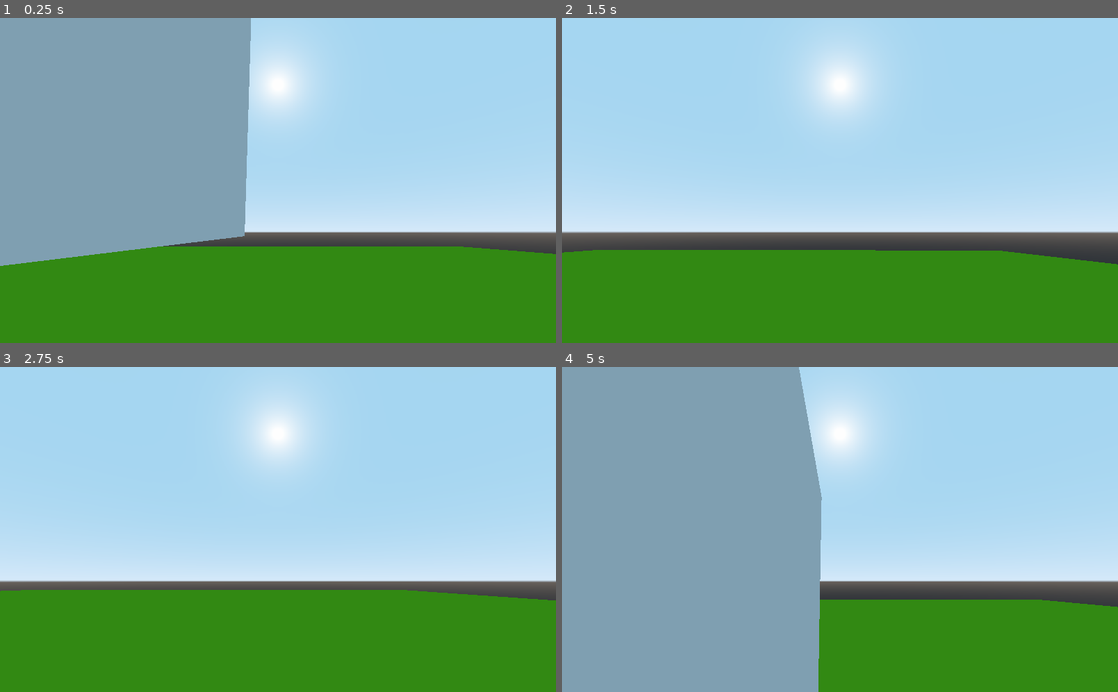
Above: before the commit, frames 1-4 (two rows, left to right).
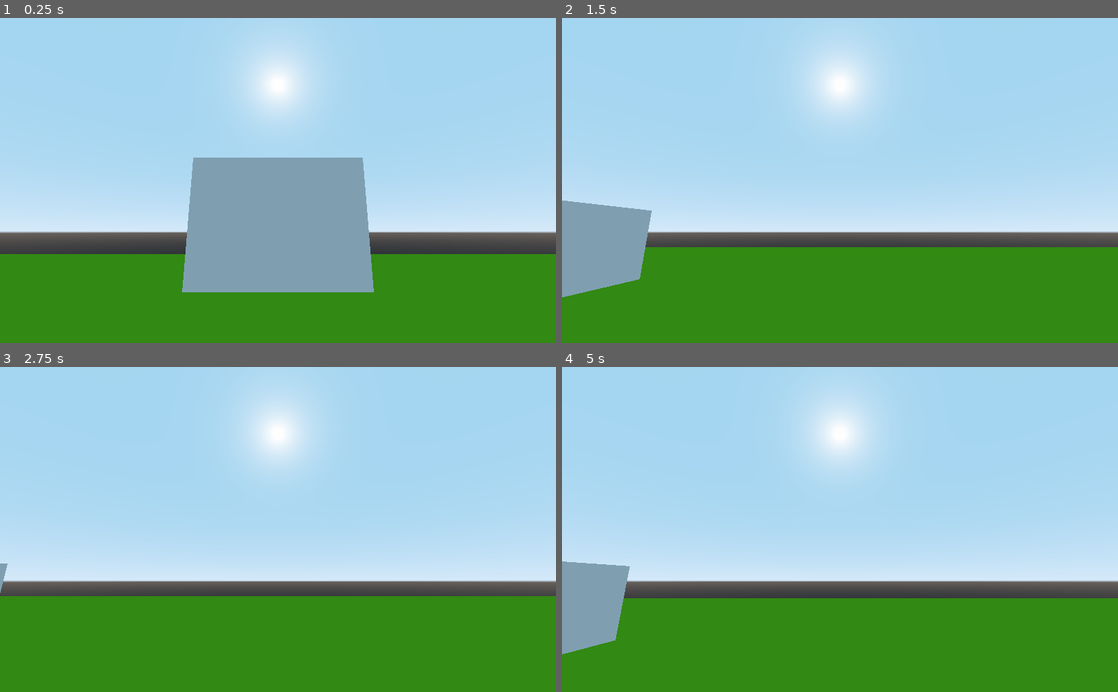
Above: after the commit, the same moments.

Repository: eraflo/ProjetCesi
Game: Godot game, scene res://Scènes/World.tscn
Same seed, same stepped clock (60 frames per second), same inputs: the game is played once before the commit and once after it. Before the commit the project starts from res://Scènes/Word.tscn.
Inputs (mouse positions are in pixels of both pictures, inside the frame that each line leads up to):
- Up to frame 1 (0.25 s): no input
- Up to frame 2 (1.5 s): move the mouse to (962, 164) at 0.52 s; hold Right (ui_right) 0.53-1.28 s; hold Shift (sprint, bound only after the commit) 0.53-1.28 s; tap Tab (change_view, bound only after the commit) at 0.6 s; tap Space (jump) at 0.77, 1.07 s; move the mouse to (728, 196) at 1.27 s; hold Down (ui_down) from 1.28 s (still down); tap Shift (sprint, bound only after the commit) at 1.35 s
- Up to frame 3 (2.75 s): tap Space (jump) at 1.52, 1.55, 1.82 s; move the mouse to (333, 458) at 2.02 s; release Down (ui_down) at 2.03 s; hold Right (ui_right) from 2.03 s (still down); hold Space (jump) from 2.03 s (still down); tap Tab (change_view, bound only after the commit) at 2.3 s
- Up to frame 4 (5 s): move the mouse to (812, 594) at 2.77 s; release Right (ui_right) at 2.78 s; release Space (jump) at 2.78 s; hold Up (ui_up) 2.78-3.53 s; click (812, 594) at 2.85 s; tap Space (jump) at 3.02, 3.32, 4.52, 4.82 s; tap Shift (sprint, bound only after the commit) at 3.05, 4.35 s; move the mouse to (1006, 578) at 3.52 s; hold Space (jump) 3.53-4.28 s; hold Left (ui_left) from 3.53 s (still down); tap Tab (change_view, bound only after the commit) at 3.6, 4.55 s; move the mouse to (673, 480) at 4.27 s

The runs differ from the first frame. In frame 1, 41% of the frame differs, in the area x 0-100%, y 0-85%; in frame 2, 5.1%; in frame 3, 1.7%; in frame 4, 43%, in the area x 0-100%, y 0-100%.

Commit message:
vue 3eme personne et 1ere personne

Diff:
--- a/Jeu/Code_Script/Player.gd
+++ b/Jeu/Code_Script/Player.gd
@@ -1,12 +1,18 @@
 extends KinematicBody
 
+#détecter le sol
 const _floor = Vector3(0, 1, 0)
+const MAX_SLOPE_ANGLE = 40
 
 # mouvement joueur
 var velocity = Vector3()
-const speed = 50
-const gravity = 9.8
-const jump = 10
+var speed = 50
+const walk = 50
+const gravity = -24.8
+const jump = 18
+const sprint = 150
+
+
 
 #rotation caméra
 var min_elevation_angle = -90
@@ -19,6 +25,12 @@
 var _last_mouse_position = Vector2()
 var _is_rotating = false
 
+#gestion vue
+var perso1 = Vector3(0, 0.742, 0)
+var perso3 = Vector3(0, 1.928, 8.502)
+var change = false
+
+
 
 func _ready():
 	pass
@@ -27,7 +39,7 @@
 
 func _physics_process(delta):
 	#gravité
-	velocity.y -= gravity * delta
+	velocity.y += gravity * delta
 
 	#déplacement
 	_move(delta)
@@ -35,17 +47,23 @@
 	#rotation
 	_rotate(delta)
 
+	#vue
+	vue_perso(delta)
+
 	#jump
 	_jump(delta)
 
-	print(is_on_floor())
 
-	move_and_slide(velocity, _floor)
+
+	move_and_slide(velocity, _floor, 0.05, 4, deg2rad(MAX_SLOPE_ANGLE))
 
 
 #déplacement
 func _move(delta: float):
+	speed = walk
 	#mouvement (avancer, reculer, droite, gauche)
+	if Input.is_action_pressed("sprint"):
+		speed = sprint
 	if Input.is_action_pressed("ui_right") and Input.is_action_pressed("ui_left"):
 		velocity.x = 0
 	elif Input.is_action_pressed("ui_right"):
@@ -53,7 +71,7 @@
 	elif Input.is_action_pressed("ui_left"):
 		velocity -= transform.basis.x * speed * delta
 	else:
-		velocity.x = lerp(velocity.x, 0, 0.1)
+		velocity.x = lerp(velocity.x, 0, 0.05)
 
 	if Input.is_action_pressed("ui_up") and Input.is_action_pressed("ui_down"):
 		velocity.z = 0
@@ -62,7 +80,9 @@
 	elif Input.is_action_pressed("ui_down"):
 		velocity += transform.basis.z * speed * delta
 	else:
-		velocity.z = lerp(velocity.z, 0, 0.1)
+		velocity.z = lerp(velocity.z, 0, 0.05)
+
+	velocity.normalized()
 
 #gère la rotation
 func _rotate(delta: float) -> void:
@@ -106,3 +126,13 @@
 func _jump(delta: float):
 	if Input.is_action_pressed("jump") and is_on_floor():
 		velocity += transform.basis.y * jump
+
+
+#changer de vue
+func vue_perso(delta: float):
+	if Input.is_action_just_pressed("change_view") and change == false:
+		$Camera.translation = perso3
+		change = true
+	elif Input.is_action_just_pressed("change_view") and change == true:
+		$Camera.translation = perso1
+		change = false
--- a/Jeu/Scènes/Player.tscn
+++ b/Jeu/Scènes/Player.tscn
@@ -18,10 +18,9 @@
 shape = SubResource( 1 )
 
 [node name="MeshInstance" type="MeshInstance" parent="."]
-transform = Transform( 1, 0, 0, 0, 1, 0, 0, 0, 1, 0, 0, 0 )
 mesh = SubResource( 2 )
 material/0 = null
 
 [node name="Camera" type="Camera" parent="."]
-transform = Transform( 1.79626, 0, 0, 0, 0.578845, -0.128687, 0, 0.615054, 2.76656, 0, 0.742484, 0 )
+transform = Transform( 1.79626, 0, 0, 0, 0.578847, -0.128688, 0, 0.615057, 2.76655, 0, 0.742484, 0 )
 current = true
--- a/Jeu/Scènes/Word.tscn
+++ b/Jeu/Scènes/World.tscn
@@ -1,6 +1,9 @@
-[gd_scene load_steps=7 format=2]
+[gd_scene load_steps=8 format=2]
 
 [ext_resource path="res://Scènes/Player.tscn" type="PackedScene" id=1]
+
+[sub_resource type="PhysicsMaterial" id=6]
+rough = true
 
 [sub_resource type="BoxShape" id=1]
 
@@ -15,10 +18,11 @@
 [sub_resource type="CubeMesh" id=5]
 material = SubResource( 4 )
 
-[node name="Word" type="Spatial"]
+[node name="World" type="Spatial"]
 
 [node name="Box" type="RigidBody" parent="."]
 transform = Transform( 6.23165, 0, 0, 0, 4.58923, 0, 0, 0, 6.69124, 0, 11.4244, 0 )
+physics_material_override = SubResource( 6 )
 
 [node name="CollisionShape" type="CollisionShape" parent="Box"]
 shape = SubResource( 1 )
@@ -28,7 +32,7 @@
 material/0 = null
 
 [node name="Floor" type="StaticBody" parent="."]
-transform = Transform( 78.9265, 0, 0, 0, 1.25947, 0, 0, 0, 94.5866, 0, 0, 0 )
+transform = Transform( -192.472, 0, 0, 0, 1.25947, 0, 0, 0, 151.817, 0, 0, 0 )
 
 [node name="CollisionShape" type="CollisionShape" parent="Floor"]
 shape = SubResource( 3 )
@@ -39,4 +43,4 @@
 material/0 = null
 
 [node name="Player" parent="." instance=ExtResource( 1 )]
-transform = Transform( 0.556713, 0, 0, 0, 1.6864, 0, 0, 0, 0.352846, 7.16693, 5.77513, 0 )
+transform = Transform( 0.556713, 0, 0, 0, 1.6864, 0, 0, 0, 0.352846, 0, 10, 23 )
--- a/Jeu/project.godot
+++ b/Jeu/project.godot
@@ -16,7 +16,7 @@
 [application]
 
 config/name="JeuCesi"
-run/main_scene="res://Scènes/Word.tscn"
+run/main_scene="res://Scènes/World.tscn"
 config/icon="res://icon.png"
 
 [input]
@@ -36,6 +36,16 @@
 "events": [ Object(InputEventKey,"resource_local_to_scene":false,"resource_name":"","device":0,"alt":false,"shift":false,"control":false,"meta":false,"command":false,"pressed":false,"scancode":32,"unicode":0,"echo":false,"script":null)
  ]
 }
+sprint={
+"deadzone": 0.5,
+"events": [ Object(InputEventKey,"resource_local_to_scene":false,"resource_name":"","device":0,"alt":false,"shift":false,"control":false,"meta":false,"command":false,"pressed":false,"scancode":16777237,"unicode":0,"echo":false,"script":null)
+ ]
+}
+change_view={
+"deadzone": 0.5,
+"events": [ Object(InputEventKey,"resource_local_to_scene":false,"resource_name":"","device":0,"alt":false,"shift":false,"control":false,"meta":false,"command":false,"pressed":false,"scancode":16777218,"unicode":0,"echo":false,"script":null)
+ ]
+}
 
 [rendering]
 
